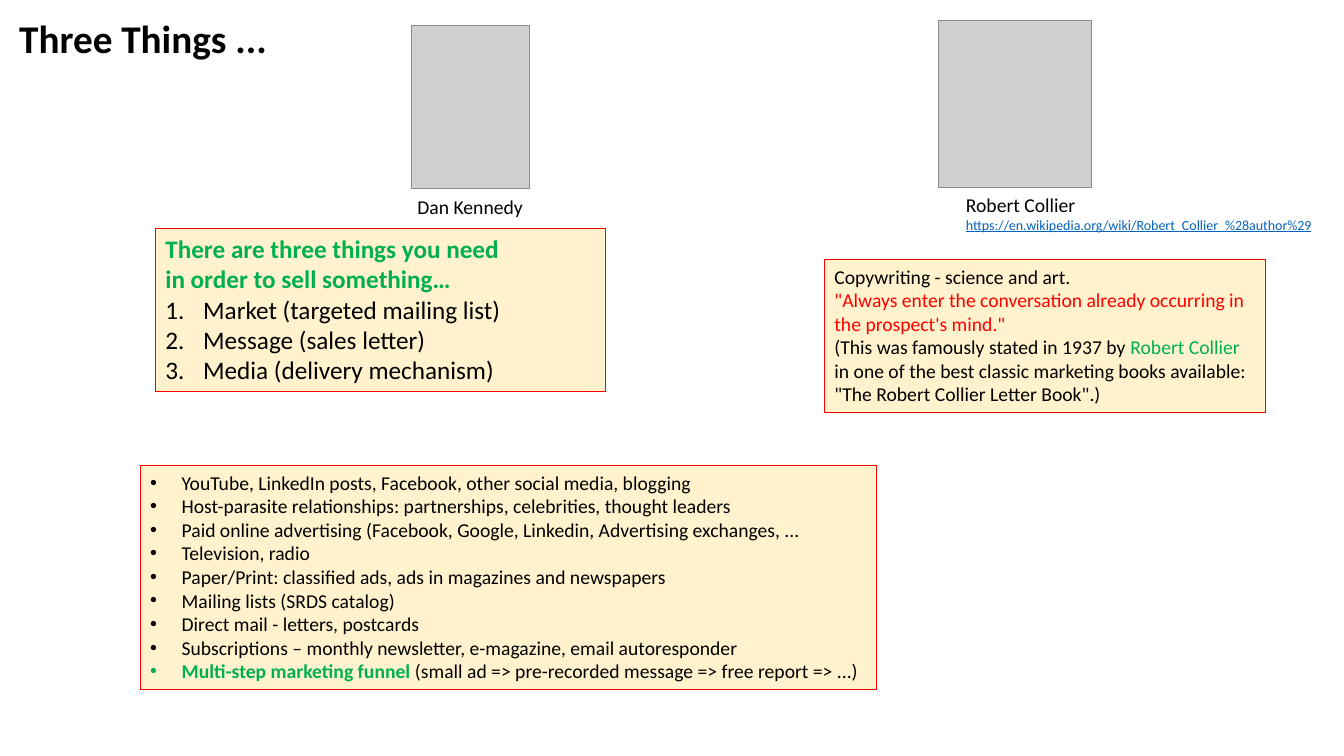
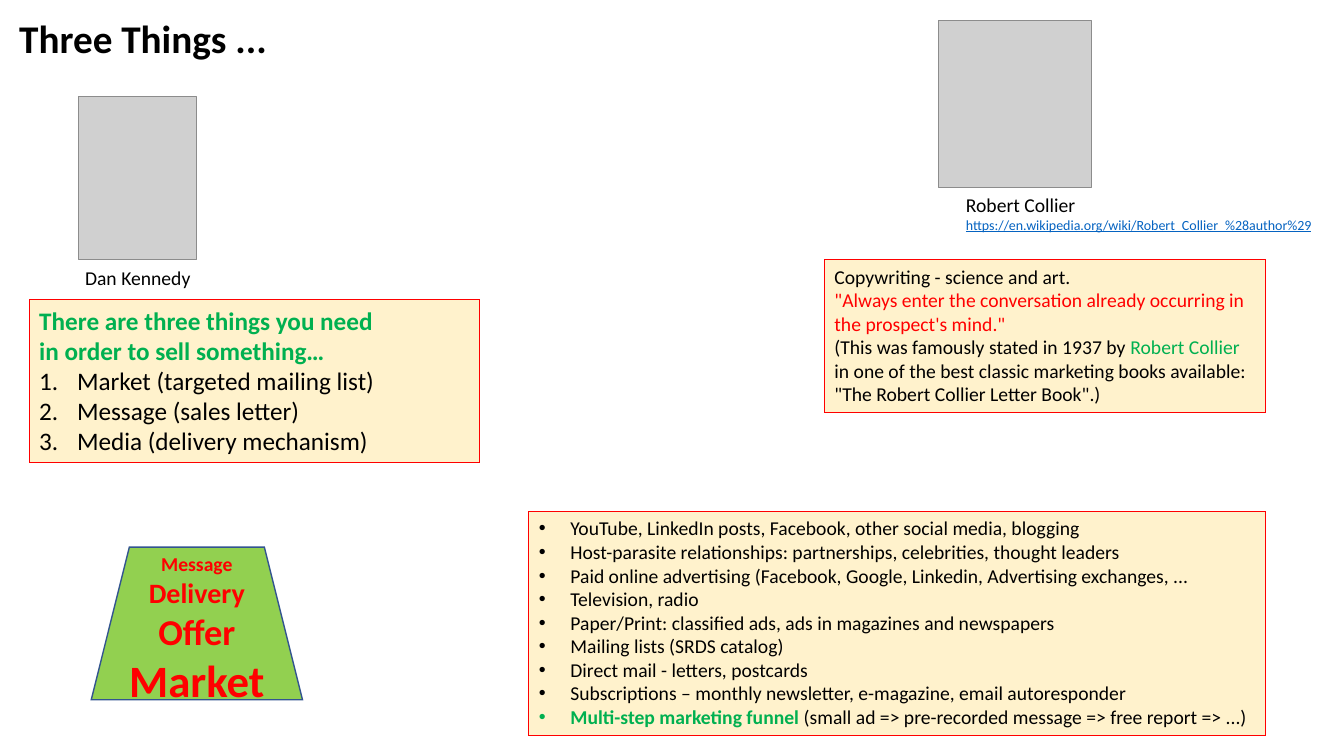
Before and after one commit to lselector/marketing, a slide deck: slide 5 of Marketing.pptx. Drawn at 1344x756 pixels with LibreOffice and Linux fonts; fonts in the diff are those of the drawing; grey boxes stand for pictures. Boxes give left, top, right and bottom in pixels: in the first picture for what was removed or moved away, otherwise in the second. Text is boxed around its words. In the diff, an @@ line names an element or a change of style, - is before the commit and + after.

```diff
--- a/Marketing.pptx
+++ b/Marketing.pptx
@@ picture: place and size @@
-picture at bbox=[411, 25, 529, 189]
+picture at bbox=[79, 97, 197, 260]
@@ text "Dan Kennedy": place and size @@
-text "Dan Kennedy" at bbox=[417, 200, 523, 217]
+text "Dan Kennedy" at bbox=[85, 271, 190, 288]
@@ rectangle "There are three things you ...": place and size @@
-rectangle "There are three things you ..." at bbox=[155, 229, 606, 392]
+rectangle "There are three things you ..." at bbox=[29, 300, 480, 464]
@@ rectangle "YouTube, LinkedIn posts, Facebook, other ...": place and size @@
-rectangle "YouTube, LinkedIn posts, Facebook, other ..." at bbox=[140, 466, 876, 690]
+rectangle "YouTube, LinkedIn posts, Facebook, other ..." at bbox=[529, 511, 1265, 735]
@@ trapezoid added at bbox=[92, 547, 303, 700], fill #92D050, outline #325491 1 pt @@
@@ text added at bbox=[129, 558, 264, 709], 20 pt, text #FF0000, bold @@
+Message
+Delivery
+Offer
+Market
```
Also in this commit, not shown: 1 other slide changed, 1 slide added.
